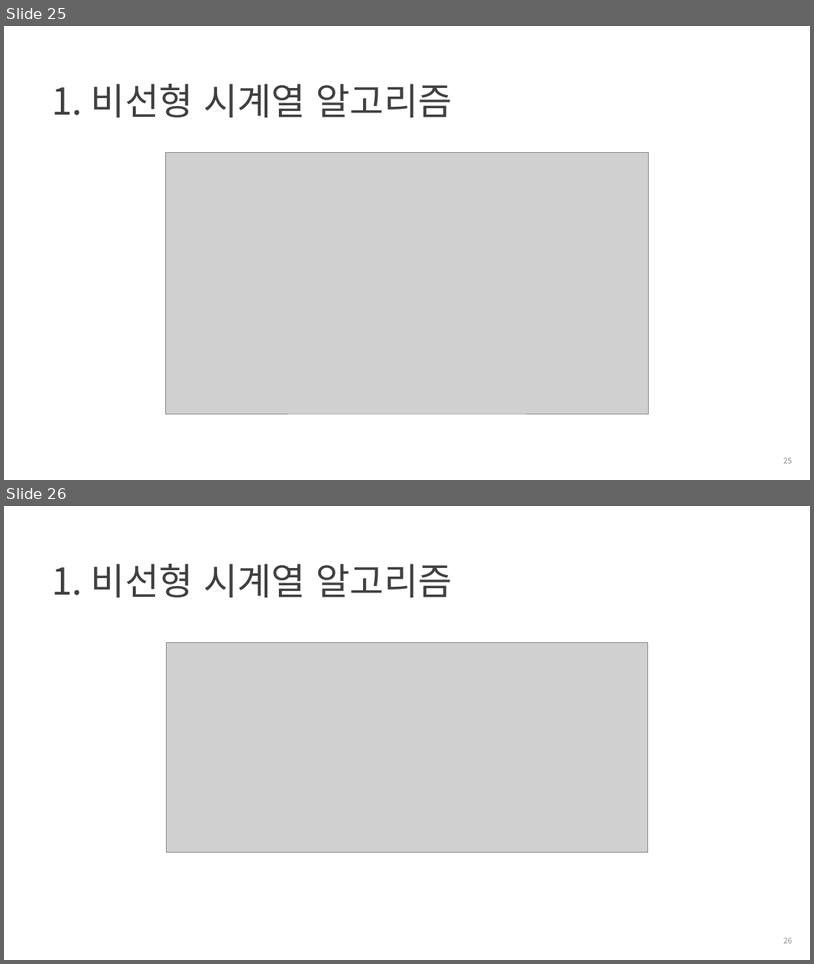
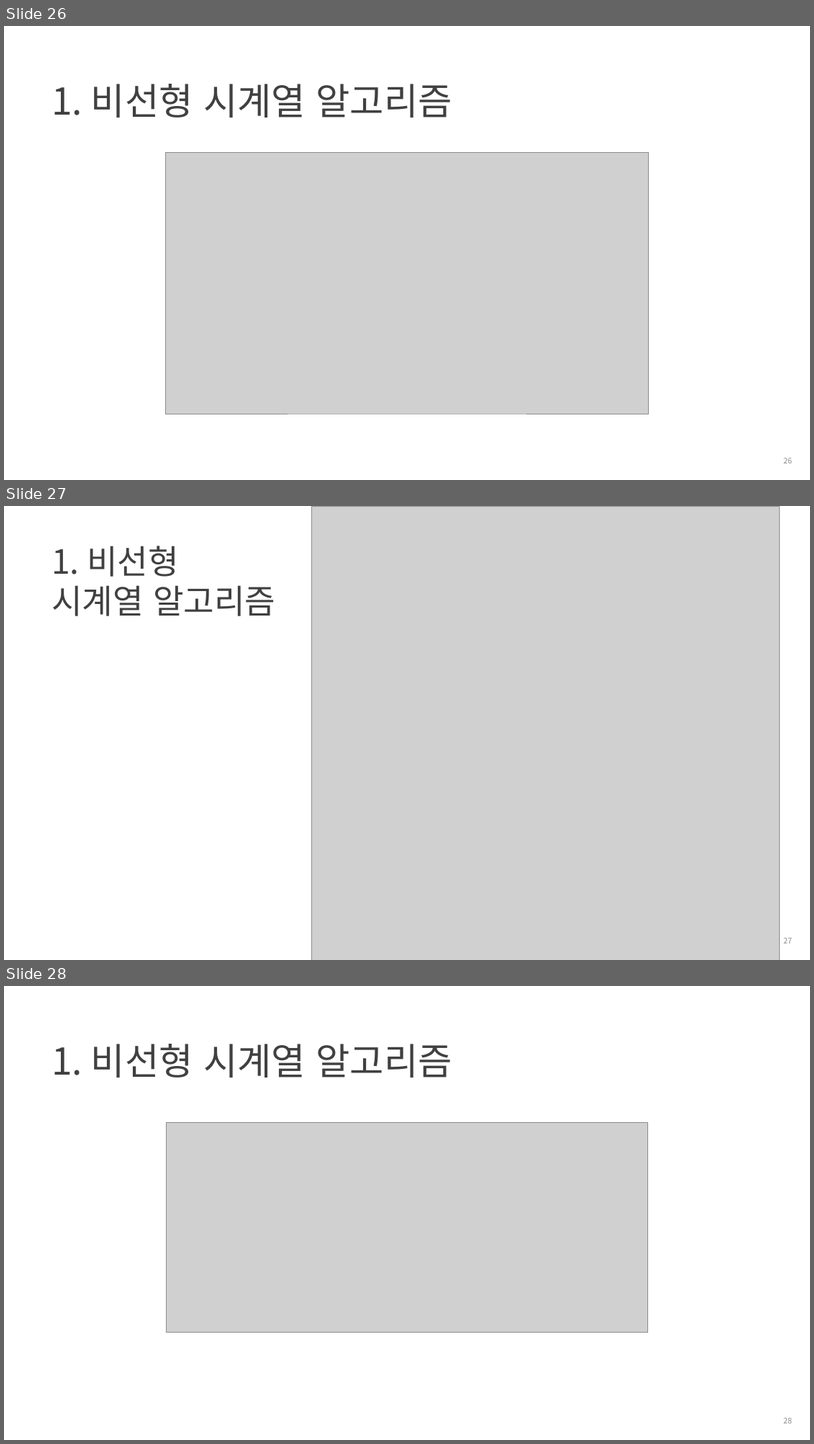
Before and after one commit to cheonbi/TimeSeriesAnalysis, a slide deck: Shared/[FastCampus] 8주차_강의자료_김경원박사.pptx. Shown one above the other, each under a label of ours: slides 25 and 26 before the commit, slides 26, 27 and 28 after it. The pictures are 814x964 and 814x1444 pixels, drawn with LibreOffice and Linux fonts; fonts in the diff are those of the drawing; grey boxes stand for pictures; background and template pictures are left out. Boxes give left, top, right and bottom in pixels: in the first picture for what was removed or moved away, otherwise in the second. Text is boxed around its words. In the diff, an @@ line names an element or a change of style, - is before the commit and + after.

```diff
--- a/Shared/[FastCampus] 8주차_강의자료_김경원박사.pptx
+++ b/Shared/[FastCampus] 8주차_강의자료_김경원박사.pptx
@@ slide 27 added at (x1=4, y1=506, x2=810, y2=960), background #FFFFFF @@
@@ picture added at (x1=311, y1=506, x2=779, y2=960) @@
@@ title added at (x1=52, y1=546, x2=275, y2=616), 39.6 pt, text #404040 @@
+1. 비선형
+시계열 알고리즘
@@ page number added at (x1=784, y1=937, x2=792, y2=943), 9 pt, text #8C8C8C @@
+27
@@ what was slide 25 is now slide 26 @@
@@ what was slide 26 is now slide 28 @@
```
Also in this commit, not shown: 3 other slides added, 11 other files.
